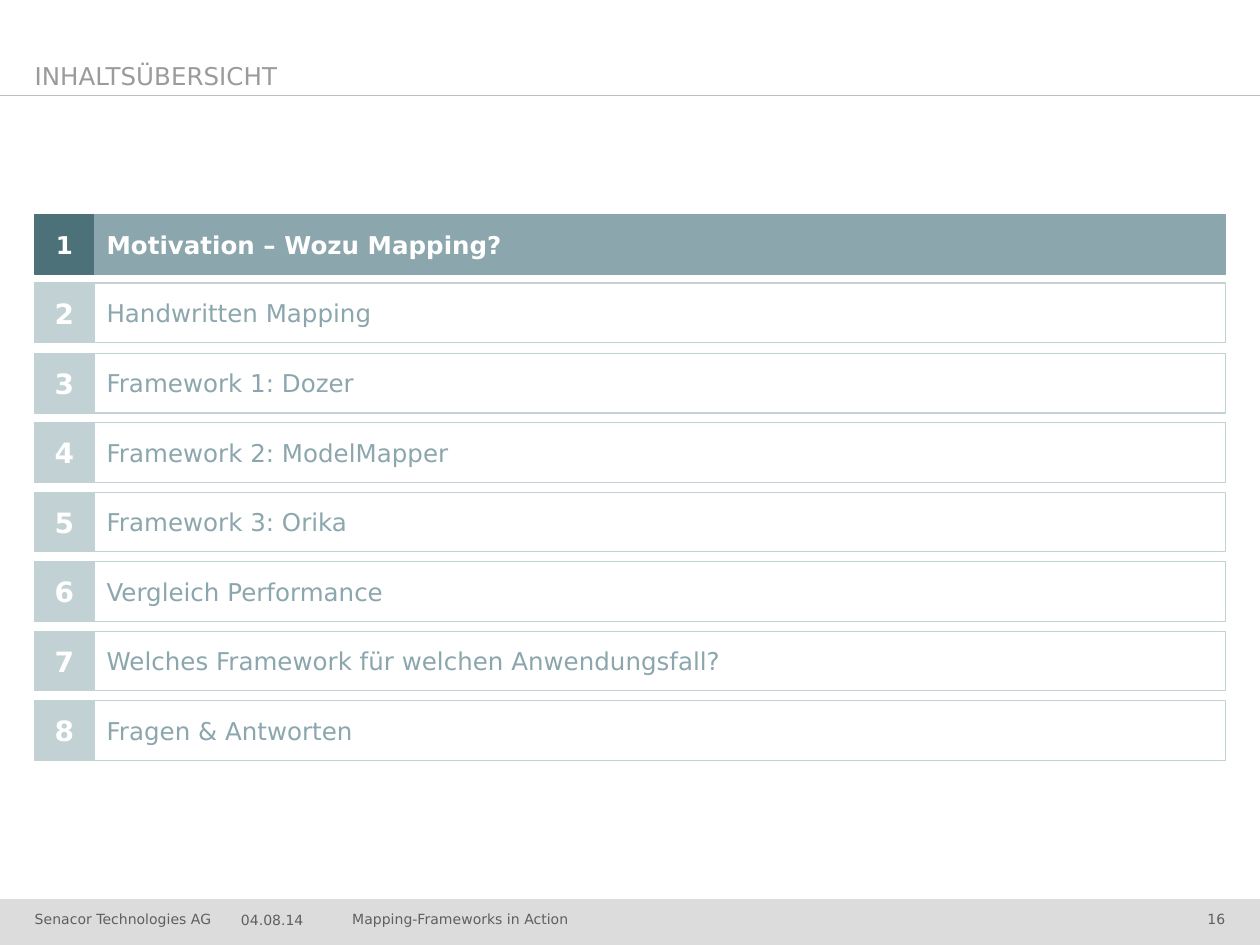
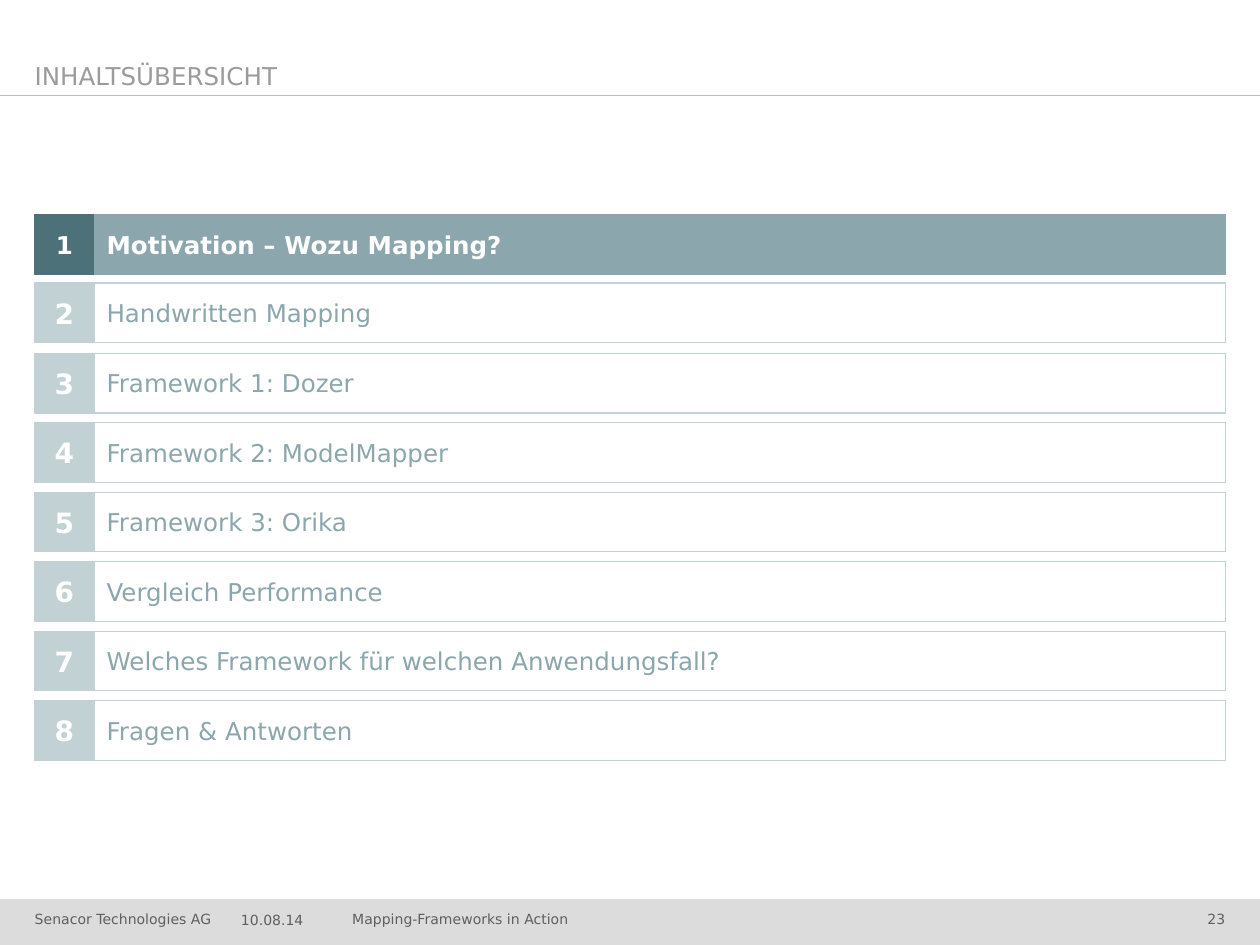
Before and after one commit to jschwalb/Mappings, a slide deck: slide 23 of presentation.pptx (slide 16 before the commit). Drawn at 1260x945 pixels with LibreOffice and Linux fonts; fonts in the diff are those of the drawing; background and template pictures are left out. Boxes give left, top, right and bottom in pixels: in the first picture for what was removed or moved away, otherwise in the second. Text is boxed around its words. In the diff, an @@ line names an element or a change of style, - is before the commit and + after.

```diff
--- a/presentation.pptx
+++ b/presentation.pptx
@@ text at [241, 914, 303, 925]: text changed @@
-04.08.14
+10.08.14
@@ page number at [1207, 913, 1225, 924]: text changed @@
-16
+23
```
Also in this commit, not shown: 33 other slides changed, 7 slides added.
